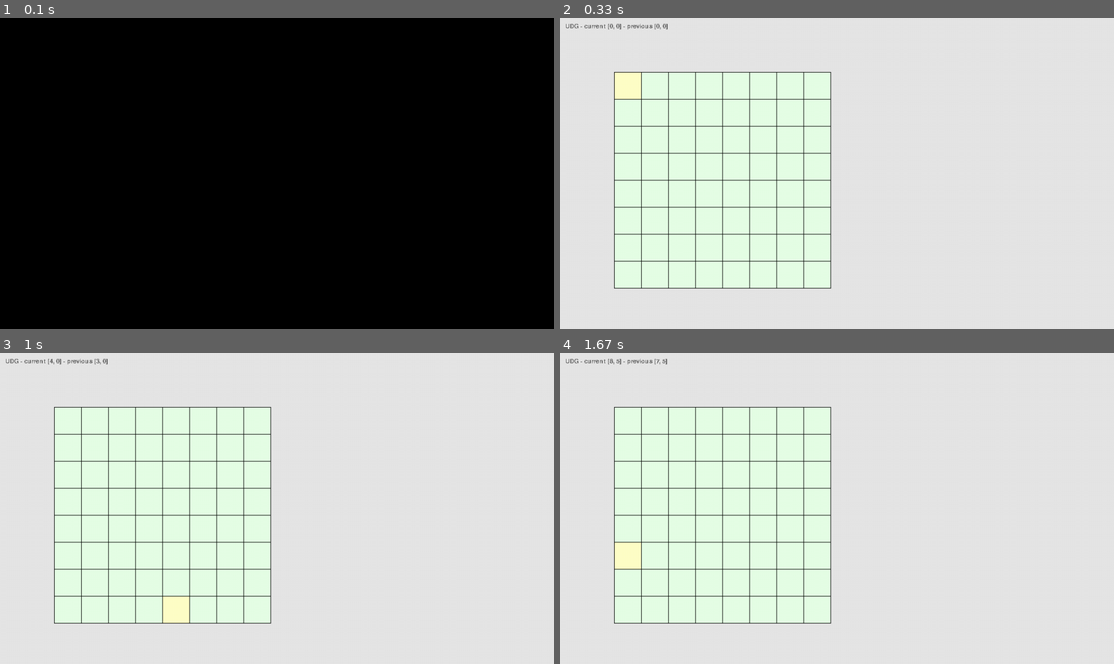
Above: before the commit, frames 1-4 (two rows, left to right).
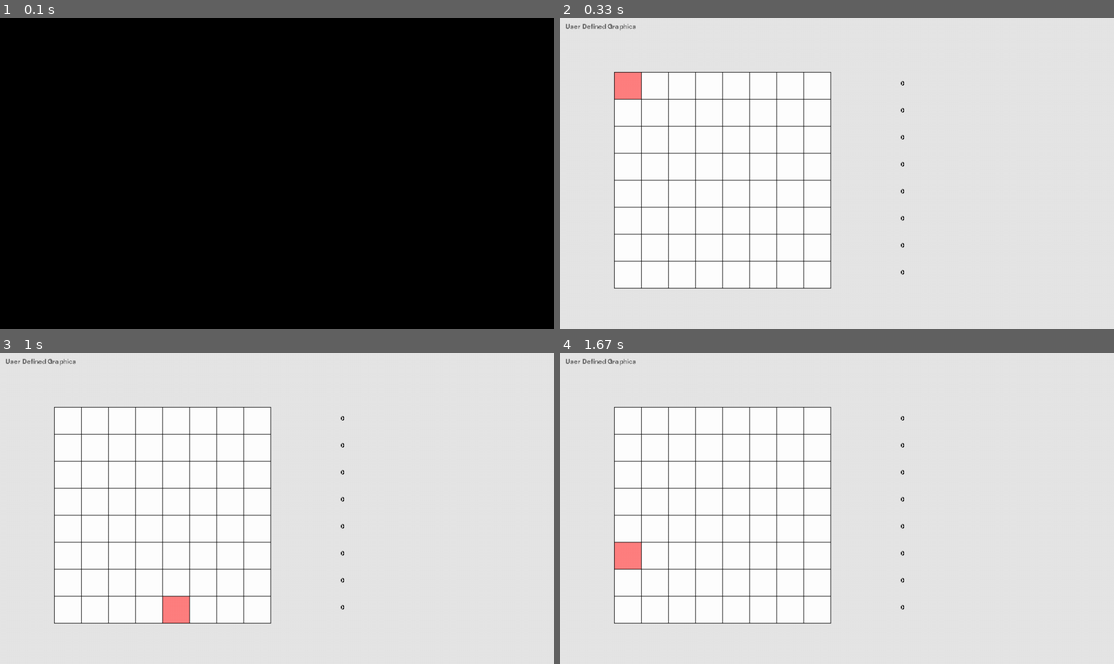
Above: after the commit, the same moments.

Repository: rodrigodub/Output
Game: pygame game, started from ProgramacaoDeJogos/UDG.py
Two runs of this game, one before a commit and one after it. Both use one fixed random seed, a clock stepped at 60 frames per second and the inputs below.
Inputs:
- Up to frame 1 (0.1 s): no input
- Up to frame 2 (0.33 s): no input
- Up to frame 3 (1 s): hold Right 0.33-0.8 s; hold Up from 0.83 s (still down)
- Up to frame 4 (1.67 s): release Up at 1.13 s; hold Right 1.17-1.63 s

Frame 1 is identical in both runs. In frame 2, 25% of the frame differs, in the area x 1-63%, y 1-87%; in frame 3, 25%; in frame 4, 25%.

Commit message:
UDG: editing the decimal values
# v2.133
# 20180204

Diff:
--- a/ProgramacaoDeJogos/UDG.py
+++ b/ProgramacaoDeJogos/UDG.py
@@ -6,7 +6,7 @@
 # Usage:
 # > python3 UDG.py
 #
-# v2.131
+# v2.133
 # 20180204
 #################################################
 __author__ = 'Rodrigo Nobrega'
@@ -23,8 +23,8 @@
 # Global variables
 BLACK = (0, 0, 0)
 BACKGROUND = (230, 230, 230)
-PIXELCOLOR = (230, 255, 230)
-HIGHLIGHT = (255, 255, 200)
+PIXELCOLOR = (255, 255, 255)
+HIGHLIGHT = (255, 128, 128)
 
 
 # load image function
@@ -159,9 +159,69 @@
                              , 0)
 
 
+# the Data array
+class Udg(object):
+    def __init__(self):
+        self.array = [0, 0, 0, 0, 0, 0, 0, 0]
+        # mode: M=decimal, H=hex
+        self.mode = 'M'
+
+    def clearlist(self, scr):
+        for i in range(0, 8):
+            pygame.draw.rect(scr.display, BACKGROUND, (600, (i*50)+100, 75, 50), 0)
+
+    def list(self, scr: Screen, fnt):
+        for i in range(0, 8):
+            scr.display.blit(writetext(fnt, '{}'.format(self.array[i]), BLACK), (630, (i*50)+115))
+
+    def changenumber(self, csr: Cursor):
+        if csr.pos[0] == 8:
+            keys = pygame.key.get_pressed()
+            if keys[K_1] and int('{}1'.format(self.array[csr.pos[1]])[-3:]) <= 255:
+                self.array[csr.pos[1]] = int('{}1'.format(self.array[csr.pos[1]])[-3:])
+            elif keys[K_1]:
+                self.array[csr.pos[1]] = 1
+            if keys[K_2] and int('{}2'.format(self.array[csr.pos[1]])[-3:]) <= 255:
+                self.array[csr.pos[1]] = int('{}2'.format(self.array[csr.pos[1]])[-3:])
+            elif keys[K_2]:
+                self.array[csr.pos[1]] = 2
+            if keys[K_3] and int('{}3'.format(self.array[csr.pos[1]])[-3:]) <= 255:
+                self.array[csr.pos[1]] = int('{}3'.format(self.array[csr.pos[1]])[-3:])
+            elif keys[K_3]:
+                self.array[csr.pos[1]] = 3
+            if keys[K_4] and int('{}4'.format(self.array[csr.pos[1]])[-3:]) <= 255:
+                self.array[csr.pos[1]] = int('{}4'.format(self.array[csr.pos[1]])[-3:])
+            elif keys[K_4]:
+                self.array[csr.pos[1]] = 4
+            if keys[K_5] and int('{}5'.format(self.array[csr.pos[1]])[-3:]) <= 255:
+                self.array[csr.pos[1]] = int('{}5'.format(self.array[csr.pos[1]])[-3:])
+            elif keys[K_5]:
+                self.array[csr.pos[1]] = 5
+            if keys[K_6] and int('{}6'.format(self.array[csr.pos[1]])[-3:]) <= 255:
+                self.array[csr.pos[1]] = int('{}6'.format(self.array[csr.pos[1]])[-3:])
+            elif keys[K_6]:
+                self.array[csr.pos[1]] = 6
+            if keys[K_7] and int('{}7'.format(self.array[csr.pos[1]])[-3:]) <= 255:
+                self.array[csr.pos[1]] = int('{}7'.format(self.array[csr.pos[1]])[-3:])
+            elif keys[K_7]:
+                self.array[csr.pos[1]] = 7
+            if keys[K_8] and int('{}8'.format(self.array[csr.pos[1]])[-3:]) <= 255:
+                self.array[csr.pos[1]] = int('{}8'.format(self.array[csr.pos[1]])[-3:])
+            elif keys[K_8]:
+                self.array[csr.pos[1]] = 8
+            if keys[K_9] and int('{}9'.format(self.array[csr.pos[1]])[-3:]) <= 255:
+                self.array[csr.pos[1]] = int('{}9'.format(self.array[csr.pos[1]])[-3:])
+            elif keys[K_9]:
+                self.array[csr.pos[1]] = 9
+            if keys[K_0] and int('{}0'.format(self.array[csr.pos[1]])[-3:]) <= 255:
+                self.array[csr.pos[1]] = int('{}0'.format(self.array[csr.pos[1]])[-3:])
+            elif keys[K_0]:
+                self.array[csr.pos[1]] = 0
+
+
 # event loop
-def eventloop(scr, fnt, clk, grd, csr):
-    # arguments: scr=screen, fnt=font, clk=clock, grd=big grid, csr=cursor
+def eventloop(scr, fnt, clk, grd, csr, udg):
+    # arguments: scr=screen, fnt=font, clk=clock, grd=big grid, csr=cursor, udg=udg
     a = 1
     while a == 1:
         # quit gracefully
@@ -171,16 +231,21 @@
         # measure time
         clk.tick(10)
         # write text
-        # scr.display.blit(scr.image, (120, 5, 50, 30), (120, 5, 50, 30))
-        pygame.draw.rect(scr.display, BACKGROUND, (0, 0, 500, 40), 0)
-        scr.display.blit(writetext(fnt, 'UDG - current {} - previous {}'.format(csr.pos, csr.posprev), (100, 100, 100)), (10, 10))
+        #pygame.draw.rect(scr.display, BACKGROUND, (0, 0, 500, 40), 0)
+        scr.display.blit(writetext(fnt, 'User Defined Graphics', (100, 100, 100)), (10, 10))
         # draw pixels
         grd.drawpixels(scr)
+        # clears the udg data list, for updating
+        udg.clearlist(scr)
         # draw cursor
         csr.move()
         csr.draw(scr)
         # draw grid
         grd.drawgrid(scr)
+        # writes the udg data list
+        udg.list(scr, fnt)
+        # changes number
+        udg.changenumber(csr)
         # refresh display
         pygame.display.update()
 
@@ -191,7 +256,7 @@
     # start Pygame
     pygame.init()
     pygame.mixer.init()
-    font1 = pygame.font.Font('./fonts/Chicago Normal.ttf', 16)
+    font1 = pygame.font.Font('./fonts/Chicago Normal.ttf', 18)
     clock = pygame.time.Clock()
     score = 0
     # start the display
@@ -200,8 +265,10 @@
     grid = Grid()
     # create cursor
     cursor = Cursor()
+    # create the UDG list
+    udg = Udg()
     # start the event loop with tank moving right
-    eventloop(screen, font1, clock, grid, cursor)
+    eventloop(screen, font1, clock, grid, cursor, udg)
 
 
 # execute main
